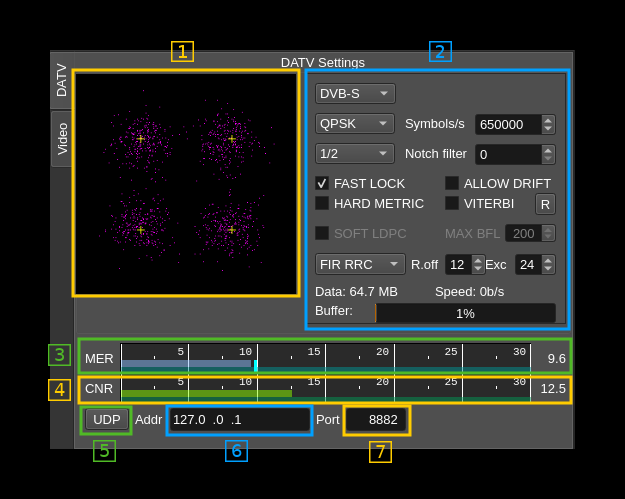
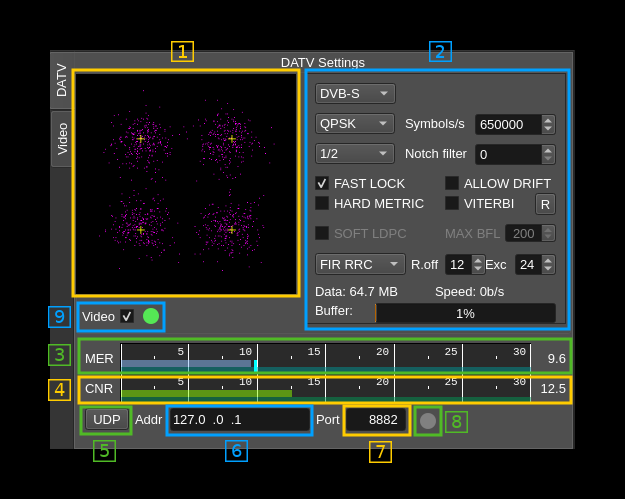
Before/after of a 625x499 layered artwork. What changed in the layer stack:
added layer "9" above "Overlay_09" over bbox(48, 306, 71, 328)
added layer "Overlay_09" above "8" over bbox(76, 301, 166, 333)
added layer "8" above "Overlay_08" over bbox(445, 411, 468, 433)
added layer "Overlay_08" above "7" over bbox(413, 405, 443, 437)
added layer "Pasted Layer #3" above "Pasted Layer #2" over bbox(420, 413, 436, 429)
added layer "Pasted Layer #2" above "Pasted Layer #1" over bbox(78, 304, 164, 328)
